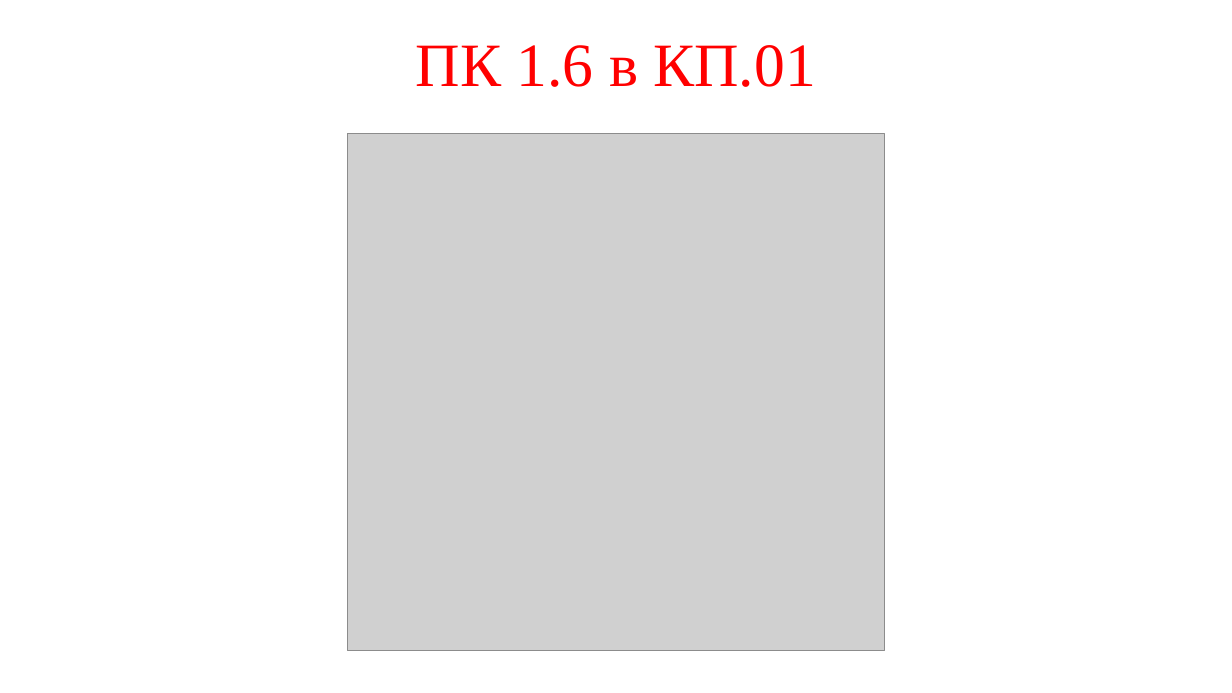
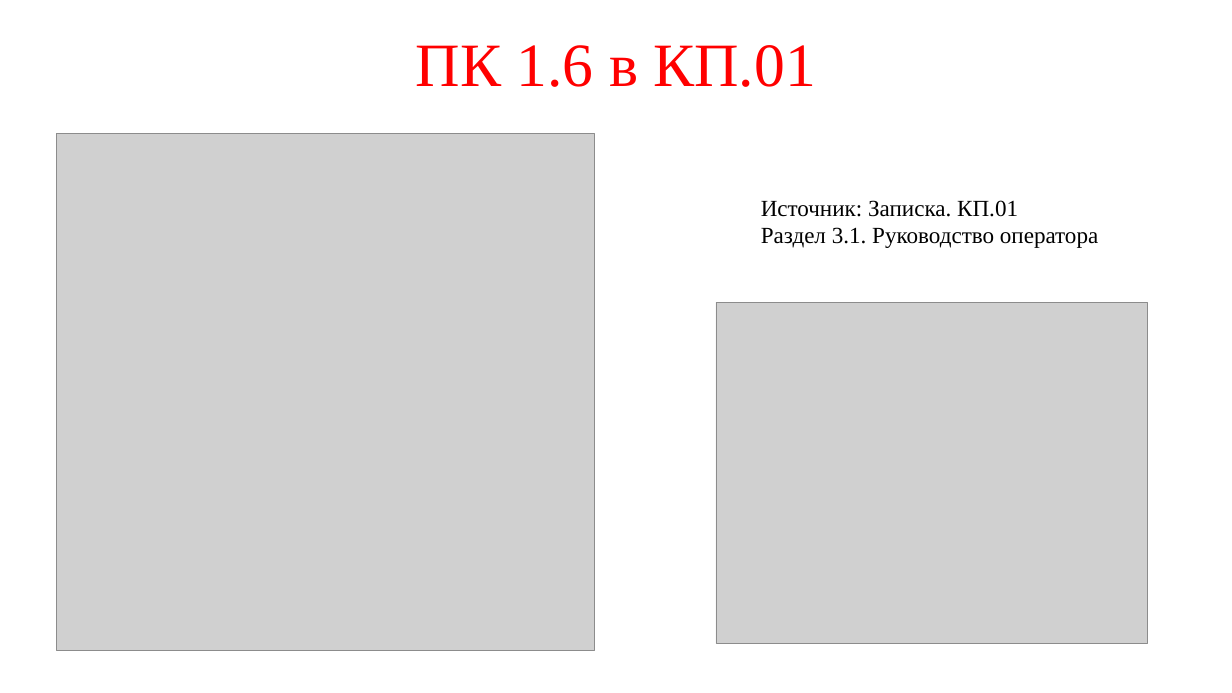
Before and after one commit to prog-kkkmt/p1-17, a slide deck: slide 13 of Модульный экзамен/ПМ.01.pptx. Drawn at 1232x693 pixels with LibreOffice and Linux fonts; fonts in the diff are those of the drawing; grey boxes stand for pictures. Boxes give left, top, right and bottom in pixels: in the first picture for what was removed or moved away, otherwise in the second. Text is boxed around its words. In the diff, an @@ line names an element or a change of style, - is before the commit and + after.

```diff
--- a/Модульный экзамен/ПМ.01.pptx
+++ b/Модульный экзамен/ПМ.01.pptx
@@ picture: place and size @@
-picture at bbox=[348, 134, 885, 651]
+picture at bbox=[57, 134, 595, 651]
@@ text added at bbox=[761, 200, 1098, 248], 18 pt, text #000000 @@
+Источник: Записка. КП.01
+Раздел 3.1. Руководство оператора
@@ picture added at bbox=[716, 302, 1148, 643] @@
```
Also in this commit, not shown: 12 other slides changed, 1 other file.
